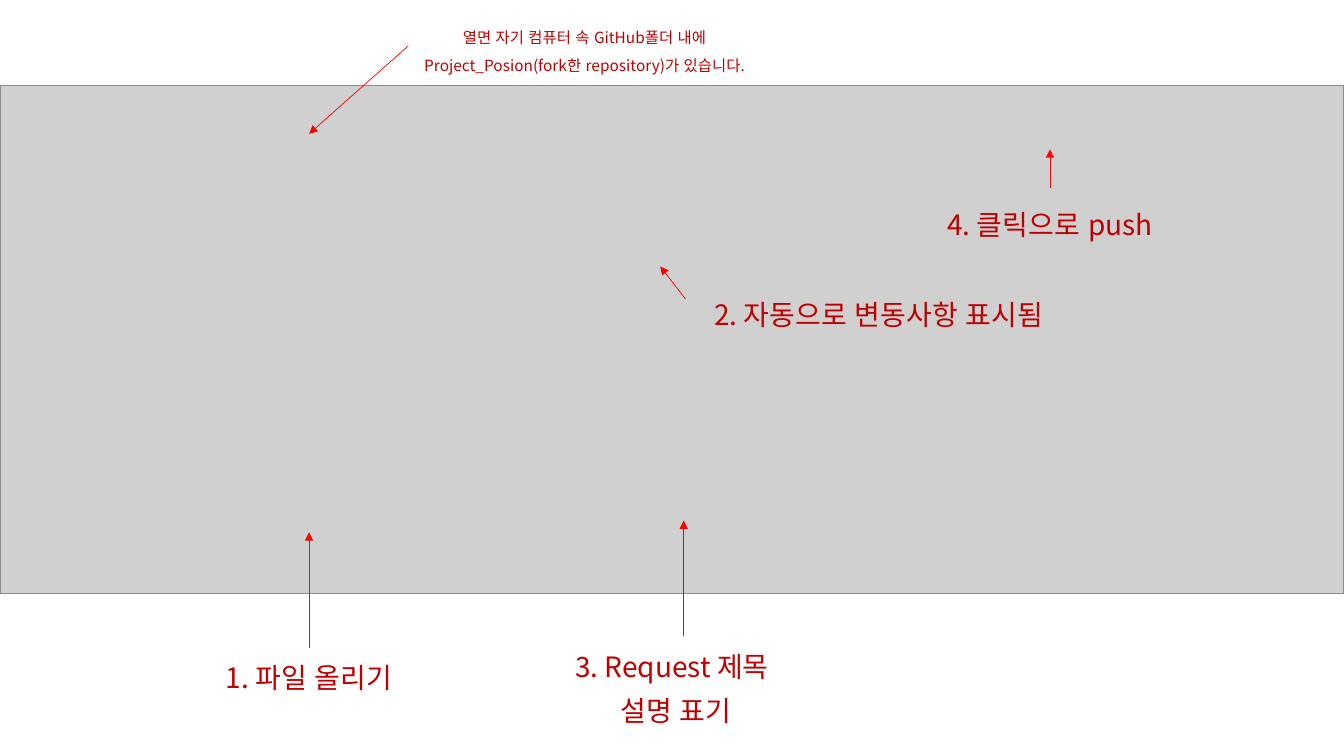
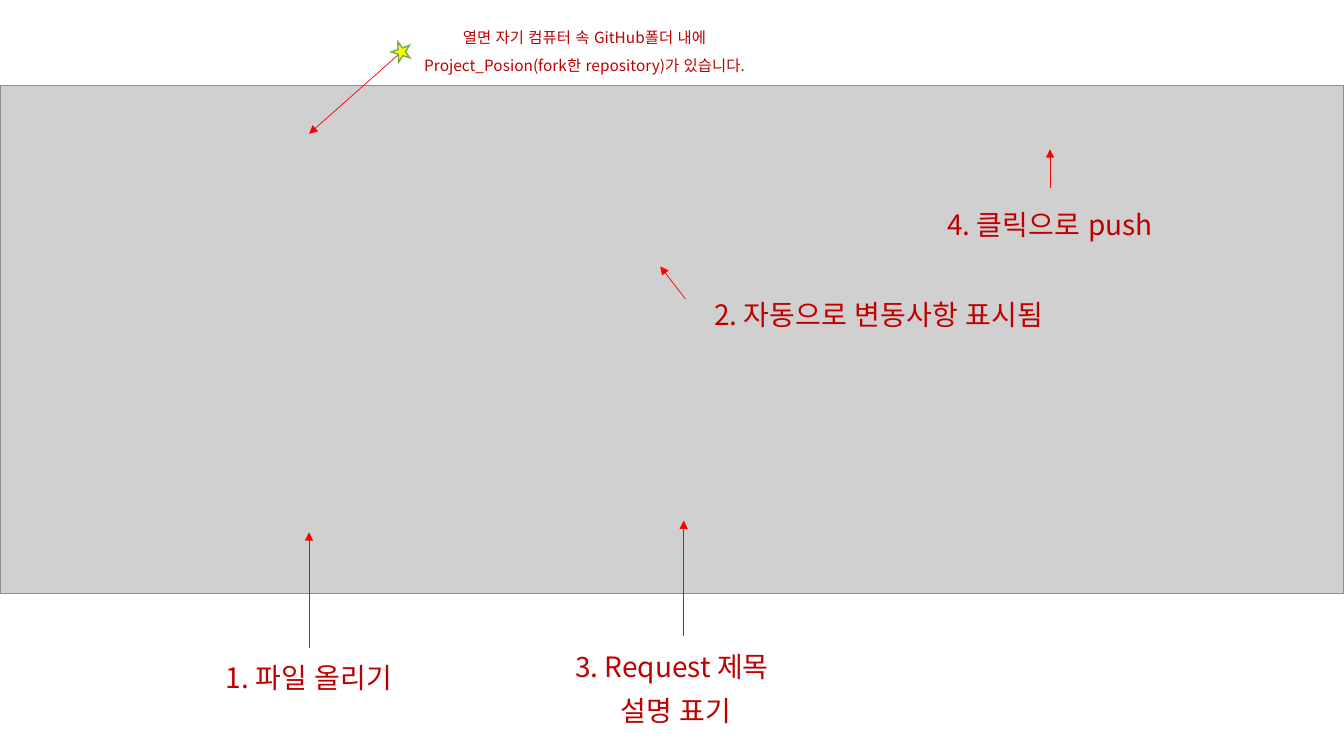
Before and after one commit to ordinaryhan/Project_Poison, a slide deck: slide 6 of 기획/pull requests 방법.pptx (slide 4 before the commit). Drawn at 1344x756 pixels with LibreOffice and Linux fonts; fonts in the diff are those of the drawing; grey boxes stand for pictures. Boxes give left, top, right and bottom in pixels: in the first picture for what was removed or moved away, otherwise in the second. Text is boxed around its words. In the diff, an @@ line names an element or a change of style, - is before the commit and + after.

```diff
--- a/기획/pull requests 방법.pptx
+++ b/기획/pull requests 방법.pptx
@@ star added at [389,39,413,63], fill #FFFF00, outline #70AD47 1 pt @@
```
Also in this commit, not shown: 3 other slides changed, 5 slides added.
